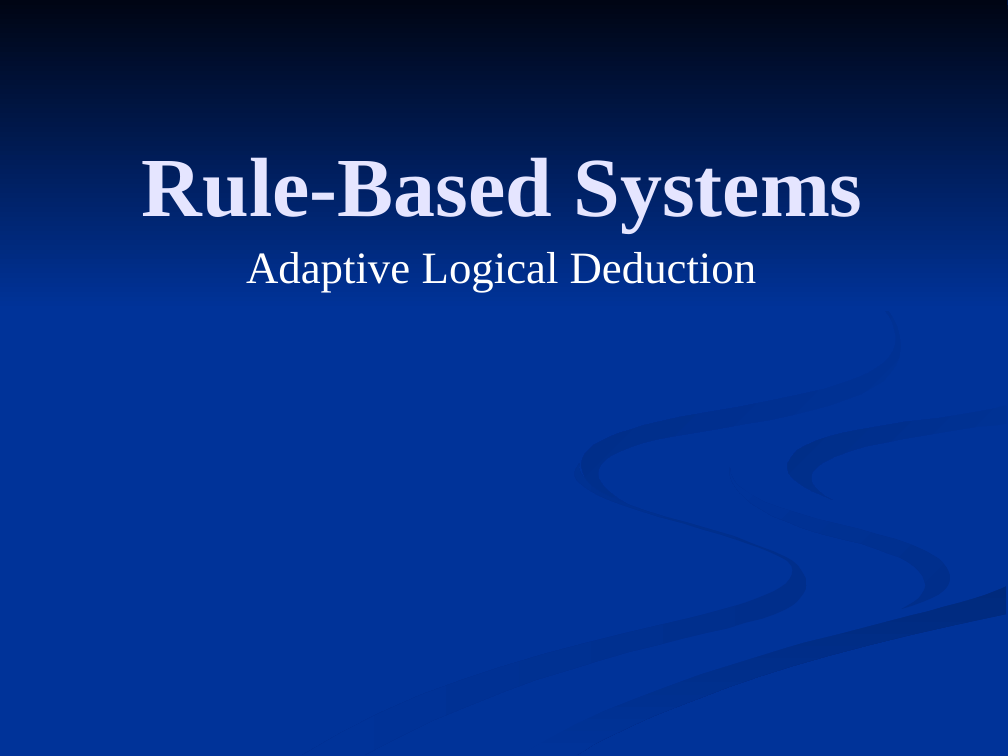
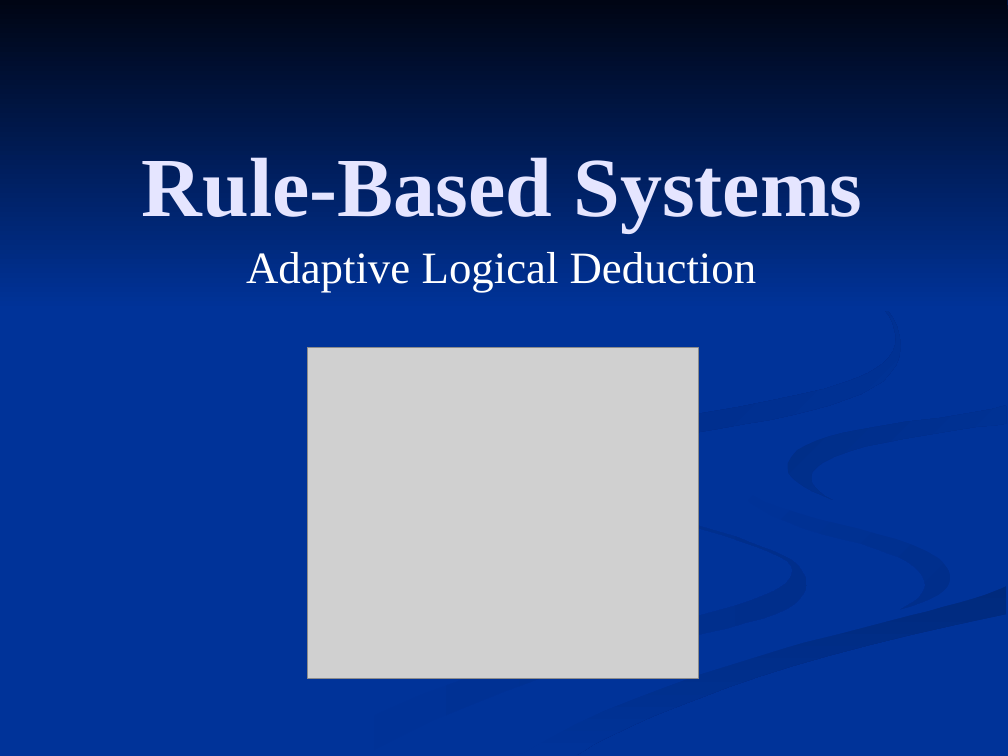
Before and after one commit to FleepyBeepy/Artificial-Intelligence, a slide deck: slide 1 of Lecture Slides/8.1 - Rule-Based Systems.ppt. Drawn at 1008x756 pixels with LibreOffice and Linux fonts; fonts in the diff are those of the drawing; grey boxes stand for pictures. Boxes give left, top, right and bottom in pixels: in the first picture for what was removed or moved away, otherwise in the second. Text is boxed around its words. In the diff, an @@ line names an element or a change of style, - is before the commit and + after.

```diff
--- a/Lecture Slides/8.1 - Rule-Based Systems.ppt
+++ b/Lecture Slides/8.1 - Rule-Based Systems.ppt
@@ freeform shape at (582, 235, 901, 504): fill gradient #003399 to #002B82 to gradient #002B82 to #003399 @@
@@ picture added at (307, 348, 699, 678) @@
@@ freeform shape at (302, 463, 806, 755): fill gradient #002E8B to #003399 to gradient #003399 to #002E8B @@
```
Also in this commit, not shown: 5 other slides changed, 2 slides added, 16 other files.
